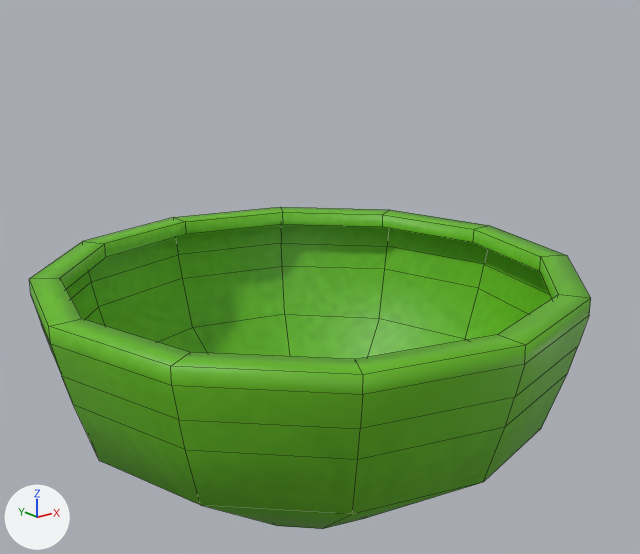
Before and after pictures for a commit that changed the Blender file assets/models/charisma-lid.blend.
Both versions are drawn from a 50 mm lens placed at (-0.507, -0.65, 0.233), pointed at (0.011, -0.001, -0.027). The lights are fixed; the arrows at lower left show +X, +Y and +Z. Mesh edges are drawn as thin lines.
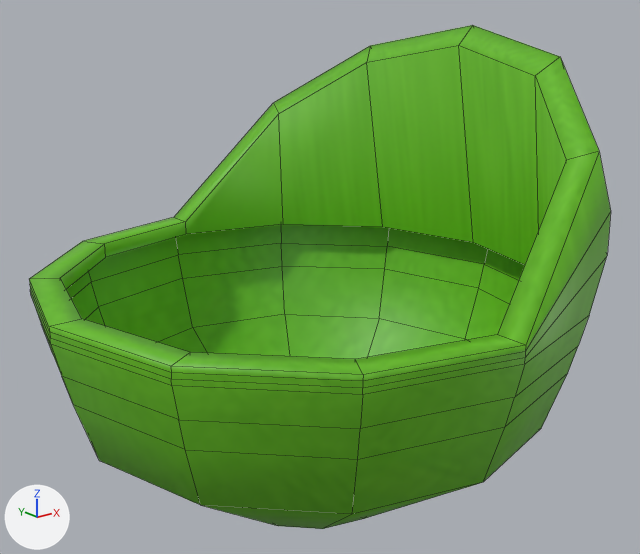
The newer file adds a shape key; the second version is drawn at full value of the shape key 'UpperCloseHalf' of 'Cylinder', and the change is written as the vertex moves it makes.

Scene script edits in JSON lines:
```json
{"block": "me_cylinder_002", "where": "# used by ob_cylinder; location = (0.0, 0.0, 0.0)"}
{"op": "remove", "block": "me_cylinder_002", "code": "me_cylinder_002.from_pydata(...)  # 97 vertices, 96 faces; spans x -0.262..0.262, y -0.262..0.262, z -0.272..-0.014"}
{"op": "add", "block": "me_cylinder_002", "code": "me_cylinder_002.from_pydata(...)  # 121 vertices, 120 faces; spans x -0.262..0.276, y -0.262..0.262, z -0.272..0.207"}
{"block": "me_cylinder_002", "change": "me_cylinder_002 part 1"}
{"block": "me_cylinder_002", "change": "3 vertices are removed from x 0.203..0.235, y -0.117..0.117, z -0.014"}
{"block": "me_cylinder_002", "change": "18 faces are deleted"}
{"block": "me_cylinder_002", "change": "7 vertices move from x 0.117..0.262, y -0.227..0.227, z -0.014 to x 0.113..0.276, y -0.227..0.227, z 0.046..0.115"}
{"block": "me_cylinder_002", "change": "13 vertices are added at x 0.148..0.262, y -0.227..0.227, z 0.021..0.207"}
{"block": "me_cylinder_002", "change": "7 new vertices lie (0.0, 0.0, 0.005) away from vertices in x -0.262..0.0, y -0.262..0.262, z -0.03"}
{"block": "me_cylinder_002", "change": "7 new vertices lie (0.0, 0.0, -0.005) away from vertices in x -0.262..0.0, y -0.262..0.262, z -0.014"}
{"block": "me_cylinder_002", "change": "42 new faces join them"}
{"block": "me_cylinder_002", "change": "me_cylinder_002 part 2: 78 kept faces spanning x -0.262..0.276, y -0.262..0.262, z -0.272..0.115 get new texture (UV) coordinates"}
```

Pixel boxes (x1, y1, x2, y2) of what changed, in the pictures (640 x 554 px):
```json
{"object": "Cylinder", "change": "reshaped", "before": [29, 207, 591, 529], "after": [29, 25, 611, 529], "on screen": "56% taller"}
{"part": 1, "of": "me_cylinder_002", "change": "built on", "before": [29, 207, 591, 395], "after": [29, 25, 611, 395]}
{"part": 2, "of": "me_cylinder_002", "change": "surface changed", "before": [29, 217, 525, 517], "after": [29, 217, 525, 517]}
```
